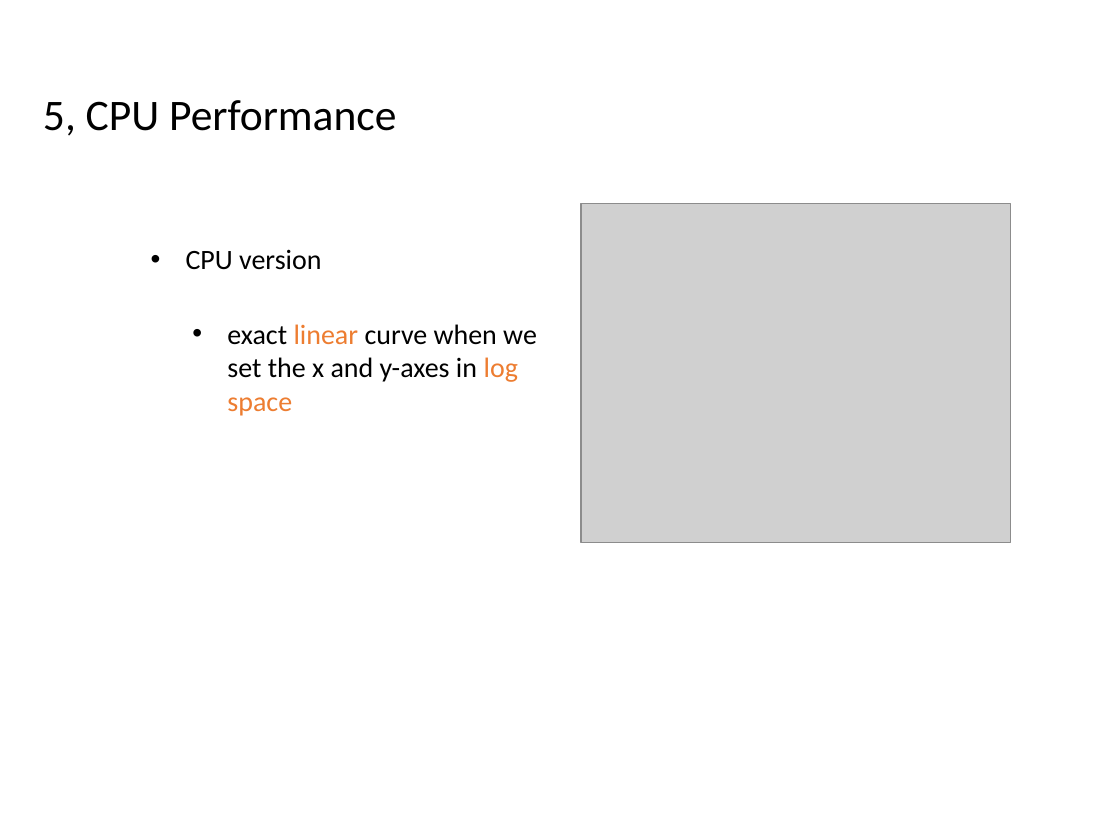
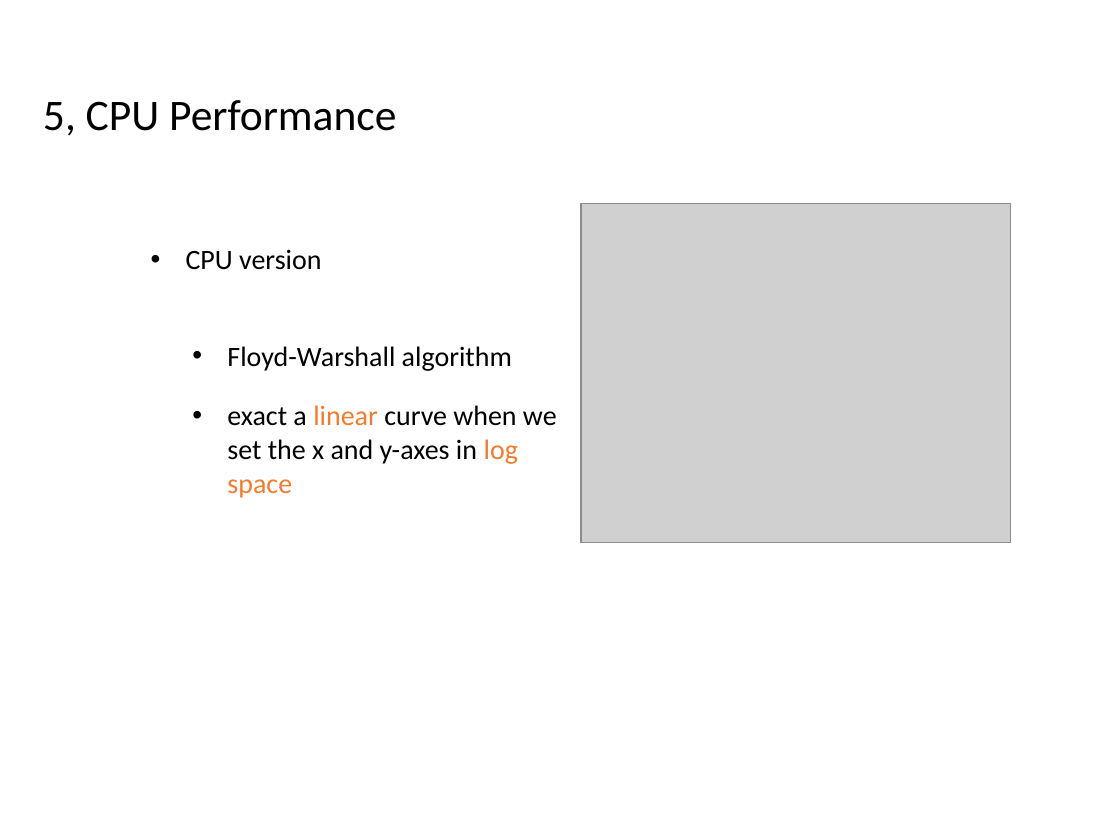
Before and after one commit to deyiaodiao/APSP_CUDA, a slide deck: slide 6 of report/CS677 Final Project.pptx. Drawn at 1120x840 pixels with LibreOffice and Linux fonts; fonts in the diff are those of the drawing; grey boxes stand for pictures. Boxes give left, top, right and bottom in pixels: in the first picture for what was removed or moved away, otherwise in the second. Text is boxed around its words. In the diff, an @@ line names an element or a change of style, - is before the commit and + after.

```diff
--- a/report/CS677 Final Project.pptx
+++ b/report/CS677 Final Project.pptx
@@ text added at bbox=[227, 346, 512, 371], 18 pt, text #000000 @@
+• Floyd-Warshall algorithm
@@ text at bbox=[227, 405, 557, 498]: text changed @@
-• exact linear curve when we set the x and y-axes in log space
+• exact a linear curve when we set the x and y-axes in log space
```
Also in this commit, not shown: 12 other slides changed, 1 slide added, 3 other files.
